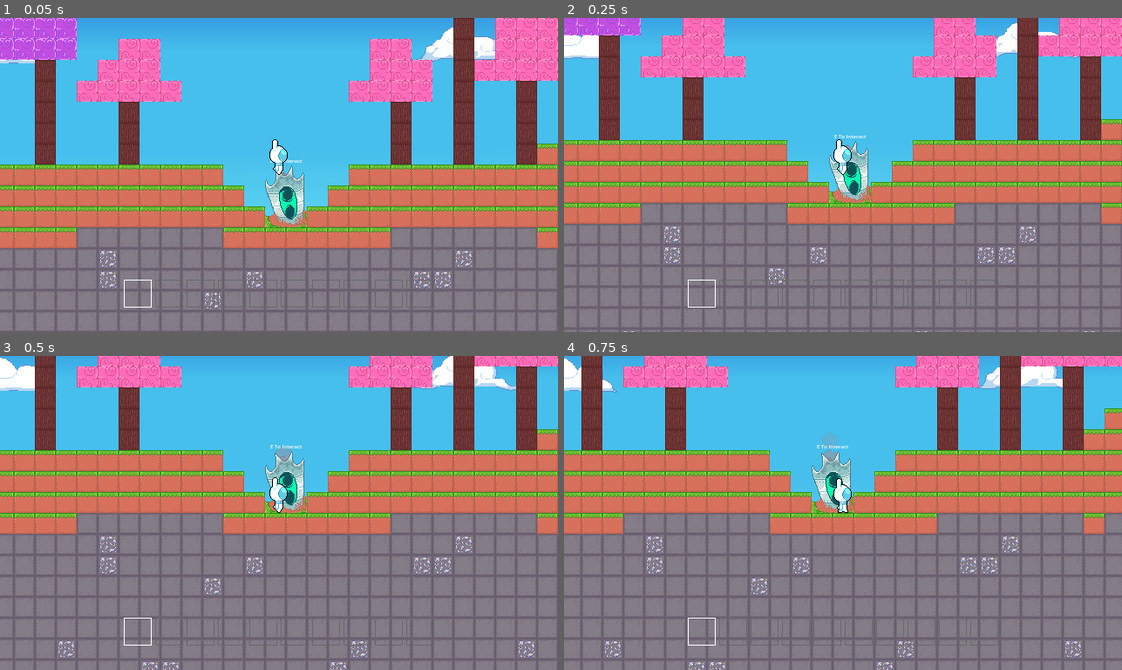
Above: before the commit, frames 1-4 (two rows, left to right).
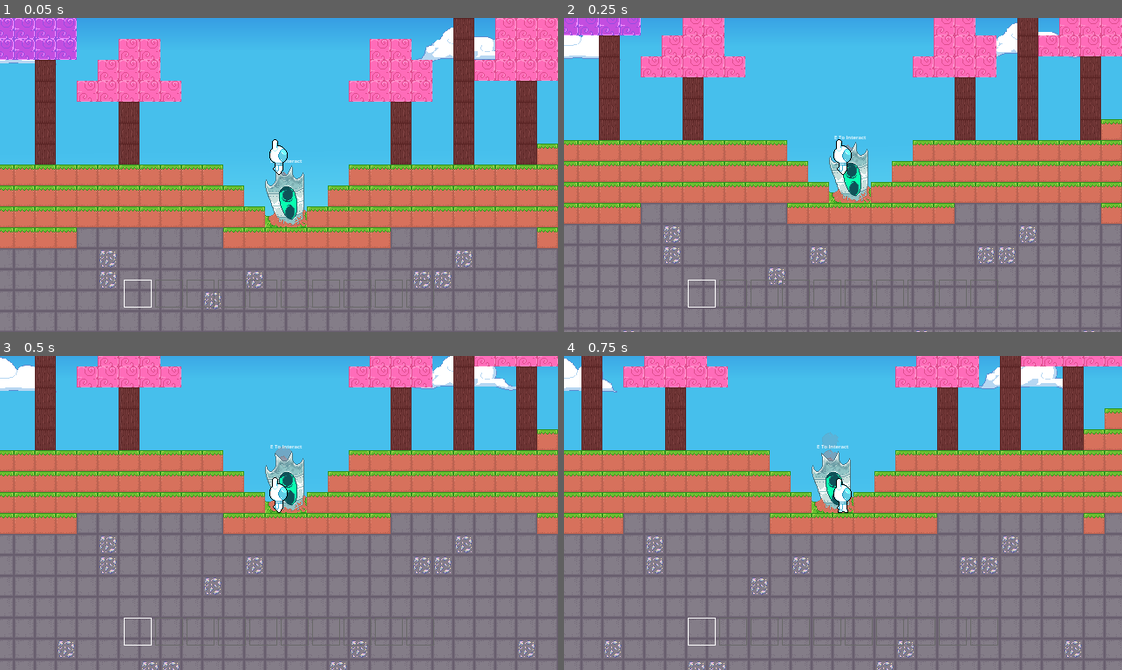
Above: after the commit, the same moments.

Repository: GriffinRio/Game-likeJam10
Game: Godot game, scene res://main.tscn
Two runs of this game, one before a commit and one after it. Both use one fixed random seed, a clock stepped at 60 frames per second and the inputs below.
Inputs (mouse positions are in pixels of both pictures, inside the frame that each line leads up to):
- Up to frame 1 (0.05 s): no input
- Up to frame 2 (0.25 s): no input
- Up to frame 3 (0.5 s): no input
- Up to frame 4 (0.75 s): move the mouse to (965, 497) at 0.52 s; hold D (Move_Right) from 0.53 s (still down); click (965, 497) at 0.6 s

Frame 1 is identical in both runs. In frame 2, 0.4% of the frame differs, in the area x 47-55%, y 37-59%; in frame 3, nothing differs; in frame 4, nothing differs.

Commit message:
Ship falls when blocks broken underneath

Diff:
--- a/gameLikeJam10/Characters/player.tscn
+++ b/gameLikeJam10/Characters/player.tscn
@@ -232,6 +232,8 @@
 shape = SubResource("RectangleShape2D_65n15")
 
 [node name="Area2D" type="Area2D" parent="." unique_id=108452078]
+collision_layer = 0
+collision_mask = 4
 
 [node name="CollisionShape2D" type="CollisionShape2D" parent="Area2D" unique_id=1903190749]
 position = Vector2(-0.5, -19.5)
--- a/gameLikeJam10/Environment/space_ship.tscn
+++ b/gameLikeJam10/Environment/space_ship.tscn
@@ -2,6 +2,9 @@
 
 [ext_resource type="Script" uid="uid://bww0uuk3rffd4" path="res://Environment/space_ship.gd" id="1_mdsso"]
 [ext_resource type="Texture2D" uid="uid://clpcu1gijfvf6" path="res://Assets/Art/Ship.png" id="2_s24tf"]
+
+[sub_resource type="RectangleShape2D" id="RectangleShape2D_s24tf"]
+size = Vector2(48, 72)
 
 [sub_resource type="RectangleShape2D" id="RectangleShape2D_uthjk"]
 size = Vector2(48, 72)
@@ -9,10 +12,17 @@
 [sub_resource type="LabelSettings" id="LabelSettings_mdsso"]
 font_size = 6
 
-[node name="SpaceShip" type="Node2D" unique_id=227148207]
+[node name="RigidBody2D" type="RigidBody2D" unique_id=627576221]
+collision_layer = 0
+collision_mask = 2
 script = ExtResource("1_mdsso")
 
+[node name="CollisionShape2D" type="CollisionShape2D" parent="." unique_id=1798227876]
+position = Vector2(0, -36)
+shape = SubResource("RectangleShape2D_s24tf")
+
 [node name="Area2D" type="Area2D" parent="." unique_id=1634408108 groups=["Interactable"]]
+collision_layer = 4
 
 [node name="CollisionShape2D" type="CollisionShape2D" parent="Area2D" unique_id=233605388]
 position = Vector2(0, -36)
